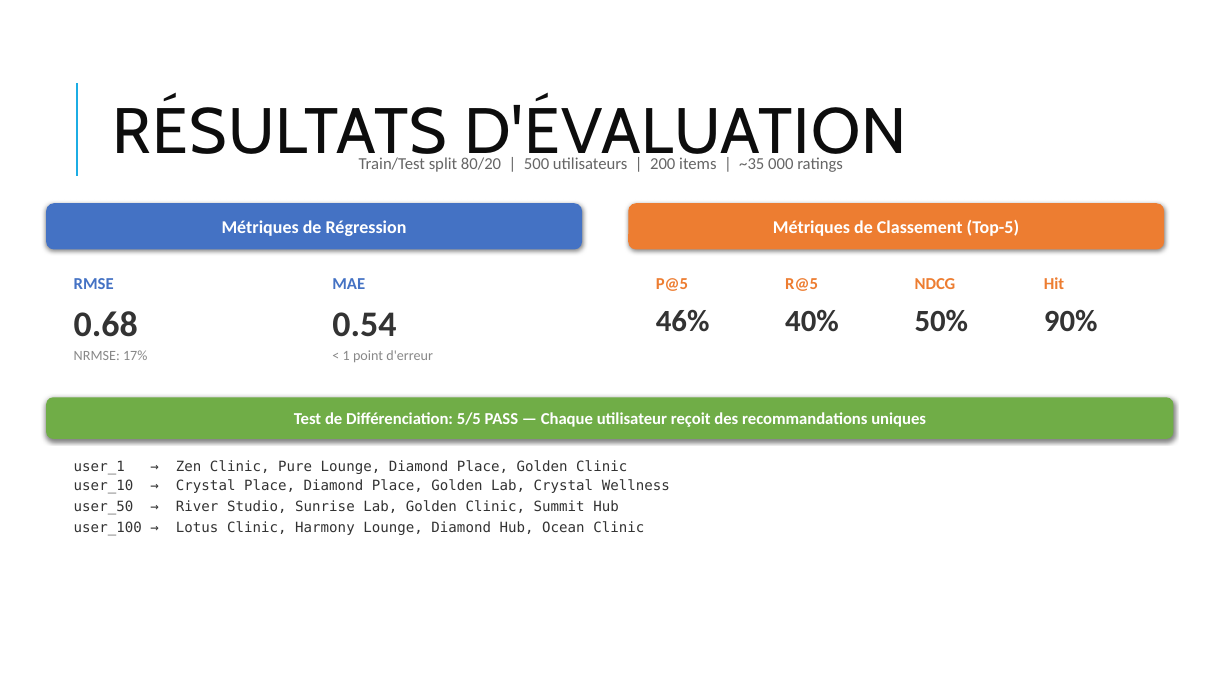
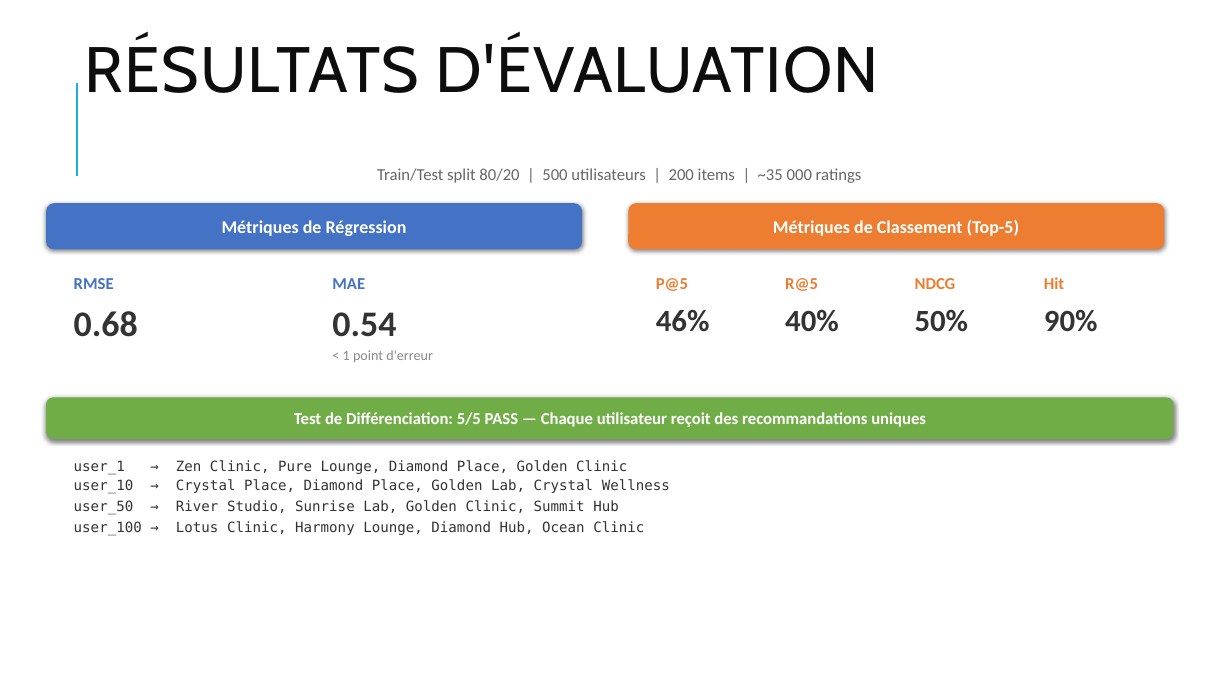
Before and after one commit to Clement-NI/recommendation_system_py, a slide deck: slide 11 of Cobook_org_final.pptx (slide 9 before the commit). Drawn at 1232x693 pixels with LibreOffice and Linux fonts; fonts in the diff are those of the drawing. Boxes give left, top, right and bottom in pixels: in the first picture for what was removed or moved away, otherwise in the second. Text is boxed around its words. In the diff, an @@ line names an element or a change of style, - is before the commit and + after.

```diff
--- a/Cobook_org_final.pptx
+++ b/Cobook_org_final.pptx
@@ title "RÉSULTATS D'ÉVALUATION" rewrapped from bbox=[113, 98, 907, 167] to bbox=[85, 38, 879, 93] @@
@@ text "Train/Test split 80/20 | 500 ...": place and size @@
-text "Train/Test split 80/20 | 500 ..." at bbox=[359, 157, 843, 172]
+text "Train/Test split 80/20 | 500 ..." at bbox=[377, 168, 862, 183]
@@ text removed at bbox=[74, 350, 147, 360] @@
-NRMSE: 17%
```
Also in this commit, not shown: 6 other slides changed, 2 slides added, 1 slide removed.
